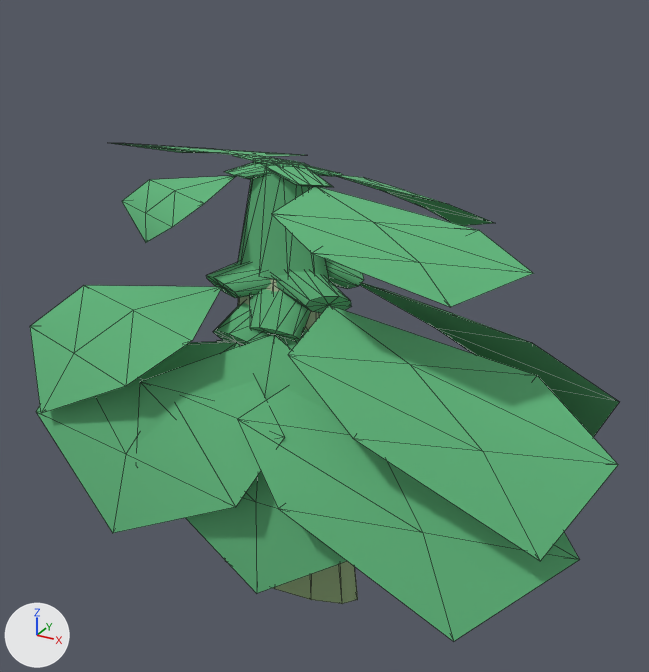
Renders of the glTF model web-forest/public/model/species/musa-laterita.glb from each side of a commit.
Before and after are seen from a 50 mm camera at (0.764, -1.309, 1.189) aimed at (0.029, 0.027, 0.521). The axes (+X, +Y, +Z) are drawn at lower left. The lights are the same throughout. The first picture is the older version. Mesh edges are drawn as thin lines. Where no turn or scale is listed for an object, it has been applied to the vertices. Vertices at exactly the same position are counted once.

Objects in the first picture: 'p17', 'p18', 'p19', 'p25', 'p26', 'p27', 'p28', 'p29', 'p30', 'p31', 'pseudostem' and 1 more.
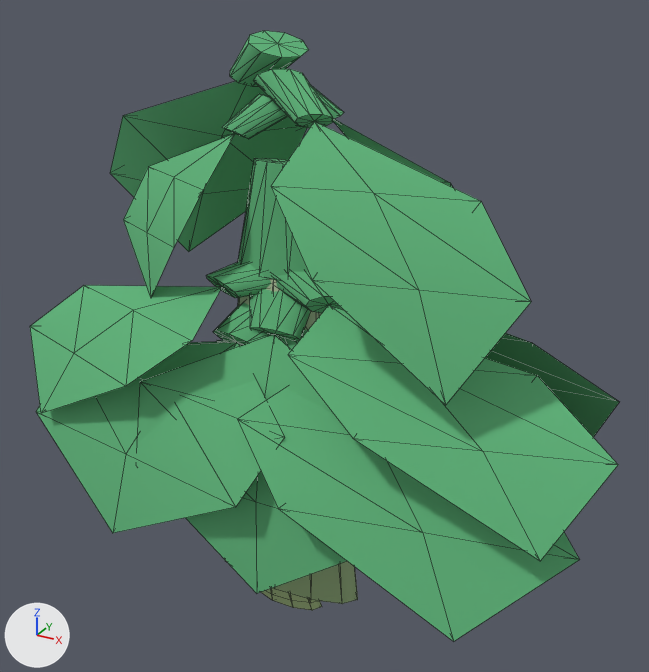
Changed parts and their boxes [x1, y1, x2, y2] in the pictures (649 x 672 px):
'p29', reshaped (136% taller)
    before: [263, 165, 533, 307]
    after: [253, 69, 531, 405]
'p31', rescaled (825% taller)
    before: [112, 143, 309, 166]
    after: [110, 31, 309, 252]
'p28', rescaled
    before: [122, 162, 271, 242]
    after: [123, 94, 288, 297]
'p30', rescaled
    before: [307, 166, 494, 226]
    after: [312, 87, 452, 187]

The change, as a diff of the scene's bpy script:
```diff
--- a/web-forest/public/model/species/musa-laterita.glb.py
+++ b/web-forest/public/model/species/musa-laterita.glb.py
@@ me_mesh_28 @@
 # used by ob_p28; location = (-0.022, -0.033, 0.948)
-me_mesh_28.from_pydata(...)  # 29 vertices, 52 faces; spans x -0.344..0.038, y -0.101..0.013, z -0.262..-0.098
+me_mesh_28.from_pydata(...)  # 29 vertices, 52 faces; spans x -0.344..0.038, y -0.101..0.013, z -0.371..0.012
+# me_mesh_28 part 1: the whole mesh is scaled about its middle by (1, 1, 2.33)
 me_mesh_28.materials.append(mat_flat)
@@ me_mesh_29 @@
 # used by ob_p29; location = (-0.022, -0.033, 0.986)
-me_mesh_29.from_pydata(...)  # 29 vertices, 52 faces; spans x -0.044..0.475, y -0.186..0.013, z -0.26..-0.135
+me_mesh_29.from_pydata(...)  # 29 vertices, 52 faces; spans x -0.045..0.476, y -0.186..0.013, z -0.412..0.017
+# me_mesh_29 part 2: 29 of 29 vertices moved; they spanned x -0.044..0.475, y -0.186..0.013, z -0.26..-0.135 and now span x -0.045..0.476, y -0.186..0.013, z -0.412..0.017; mean shift (-0.001, 0.0, 0.077)
 me_mesh_29.materials.append(mat_flat)
@@ me_mesh_30 @@
 # used by ob_p30; location = (-0.022, -0.033, 0.982)
-me_mesh_30.from_pydata(...)  # 29 vertices, 52 faces; spans x -0.038..0.374, y -0.014..0.108, z -0.218..-0.131
+me_mesh_30.from_pydata(...)  # 29 vertices, 52 faces; spans x -0.038..0.374, y -0.014..0.108, z -0.362..0.013
+# me_mesh_30 part 3: the whole mesh is scaled about its middle by (1, 1, 4.34)
 me_mesh_30.materials.append(mat_flat)
@@ me_mesh_31 @@
 # used by ob_p31; location = (-0.022, -0.033, 1.039)
-me_mesh_31.from_pydata(...)  # 29 vertices, 52 faces; spans x -0.462..0.053, y -0.015..0.175, z -0.235..-0.188
+me_mesh_31.from_pydata(...)  # 29 vertices, 52 faces; spans x -0.462..0.053, y -0.015..0.175, z -0.442..0.018
+# me_mesh_31 part 4: the whole mesh is scaled about its middle by (1, 1, 9.65)
 me_mesh_31.materials.append(mat_flat)
```
